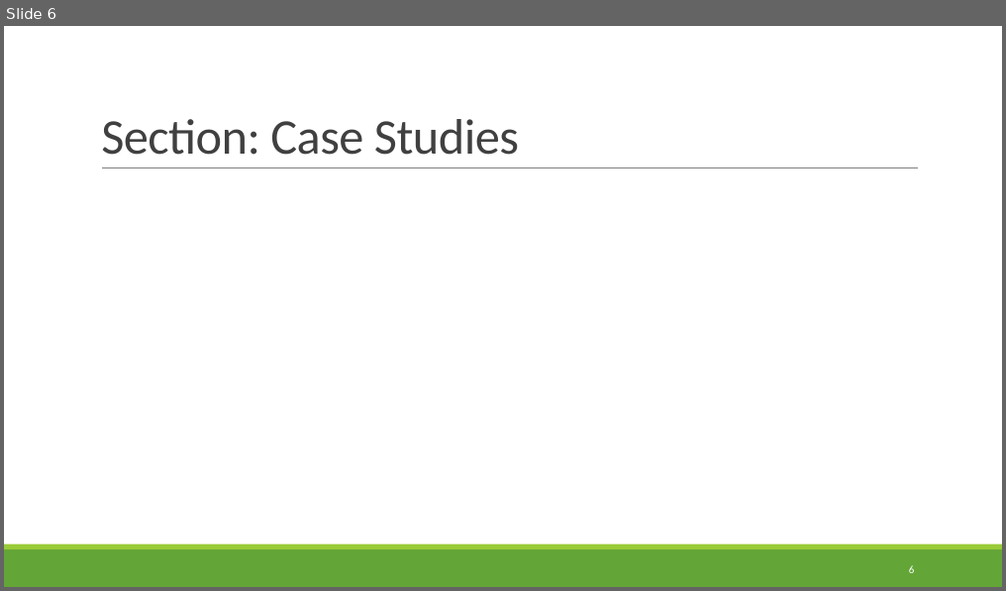
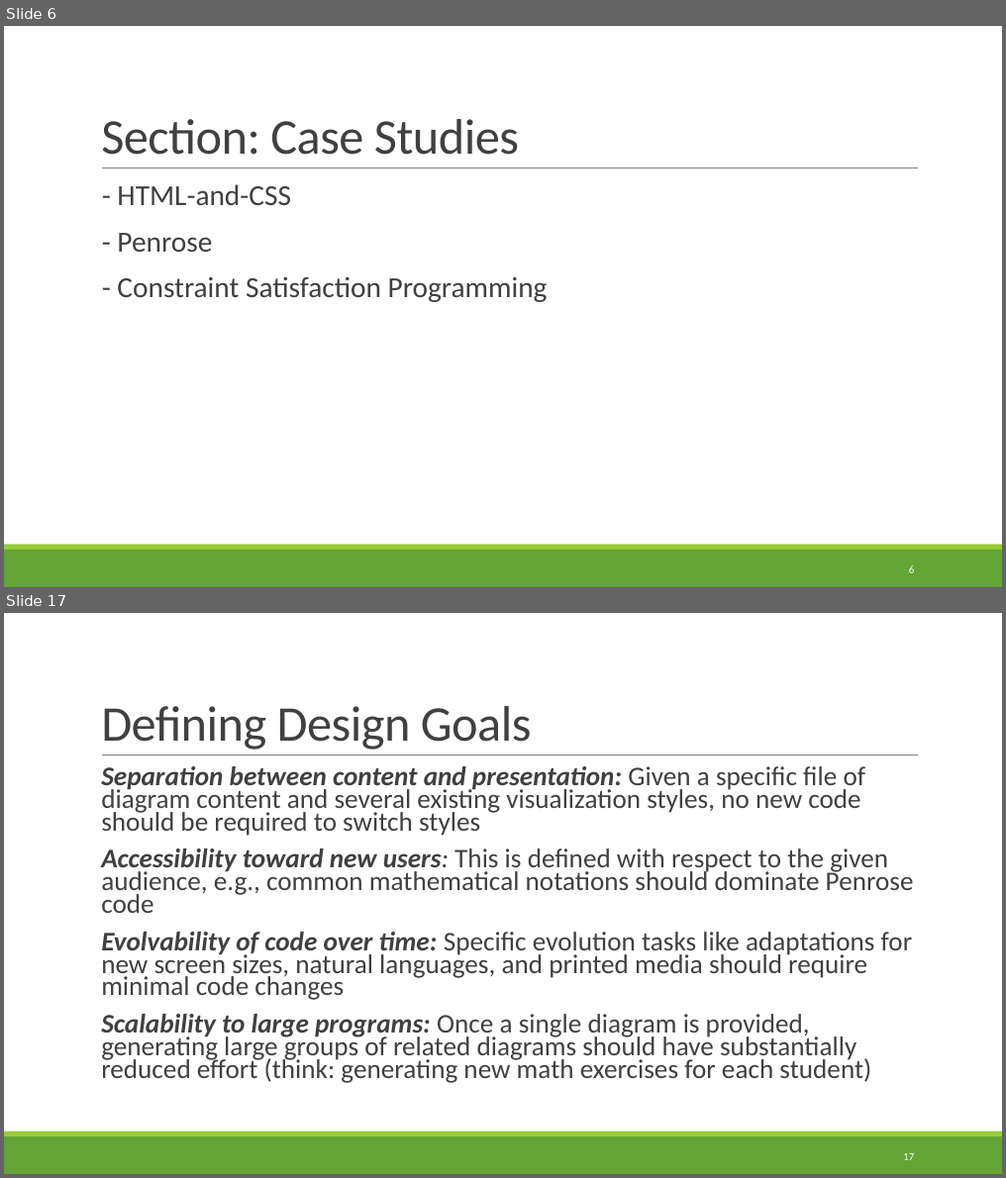
Before and after one commit to rbohrer/pl-course, a slide deck: LectureSlides/99Diagrams.pptx. Shown one above the other, each under a label of ours: slide 6 before the commit, slides 6 and 17 after it; the slides between them are not shown. The pictures are 1006x591 and 1006x1178 pixels, drawn with LibreOffice and Linux fonts; fonts in the diff are those of the drawing. Boxes give left, top, right and bottom in pixels: in the first picture for what was removed or moved away, otherwise in the second. Text is boxed around its words. In the diff, an @@ line names an element or a change of style, - is before the commit and + after.

```diff
--- a/LectureSlides/99Diagrams.pptx
+++ b/LectureSlides/99Diagrams.pptx
@@ slide 17 added at <box>4,613,1002,1174</box>, background #FFFFFF; not listed: 3 template elements that a slide beside it also shows @@
@@ title added at <box>101,706,532,750</box>, 48 pt, text #404040 @@
+Defining Design Goals
@@ text added at <box>101,766,914,1083</box>, 25.9 pt, text #404040 @@
+  Separation between content and presentation: Given a specific file of diagram content and several existing visualization styles, no new code should be required to switch styles
+  Accessibility toward new users: This is defined with respect to the given audience, e.g., common mathematical notations should dominate Penrose code
+  Evolvability of code over time: Specific evolution tasks like adaptations for new screen sizes, natural languages, and printed media should require minimal code changes
+  Scalability to large programs: Once a single diagram is provided, generating large groups of related diagrams should have substantially reduced effort (think: generating new math exercises for each student)
@@ page number added at <box>903,1154,914,1160</box>, 10.5 pt, text #FFFFFF @@
+17
@@ slide 6 changed as well @@
@@ text added at <box>117,184,548,302</box>, 28 pt, text #404040 @@
+  - HTML-and-CSS
+  - Penrose
+  - Constraint Satisfaction Programming
```
Also in this commit, not shown: 7 other slides changed, 20 other slides added, 9 slides removed.
